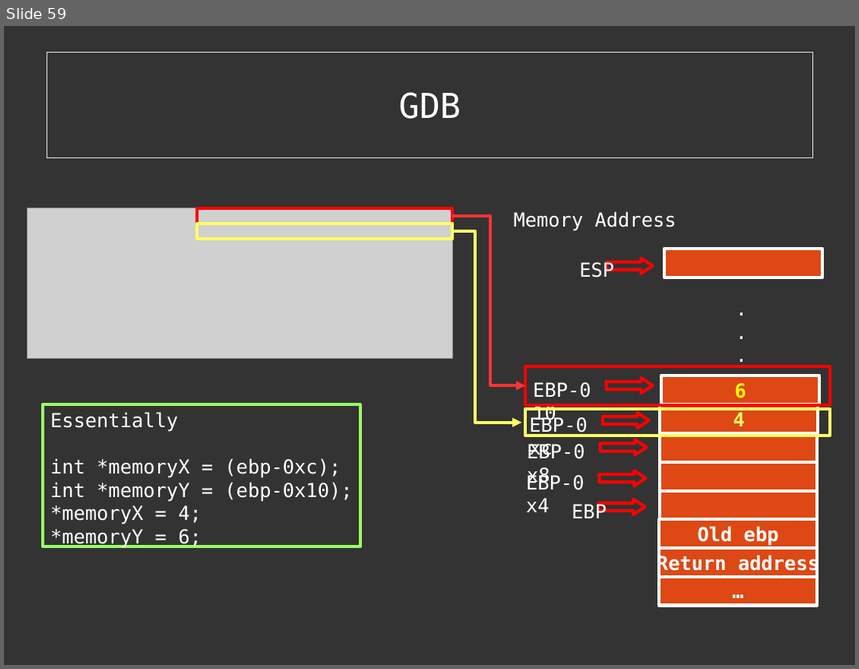
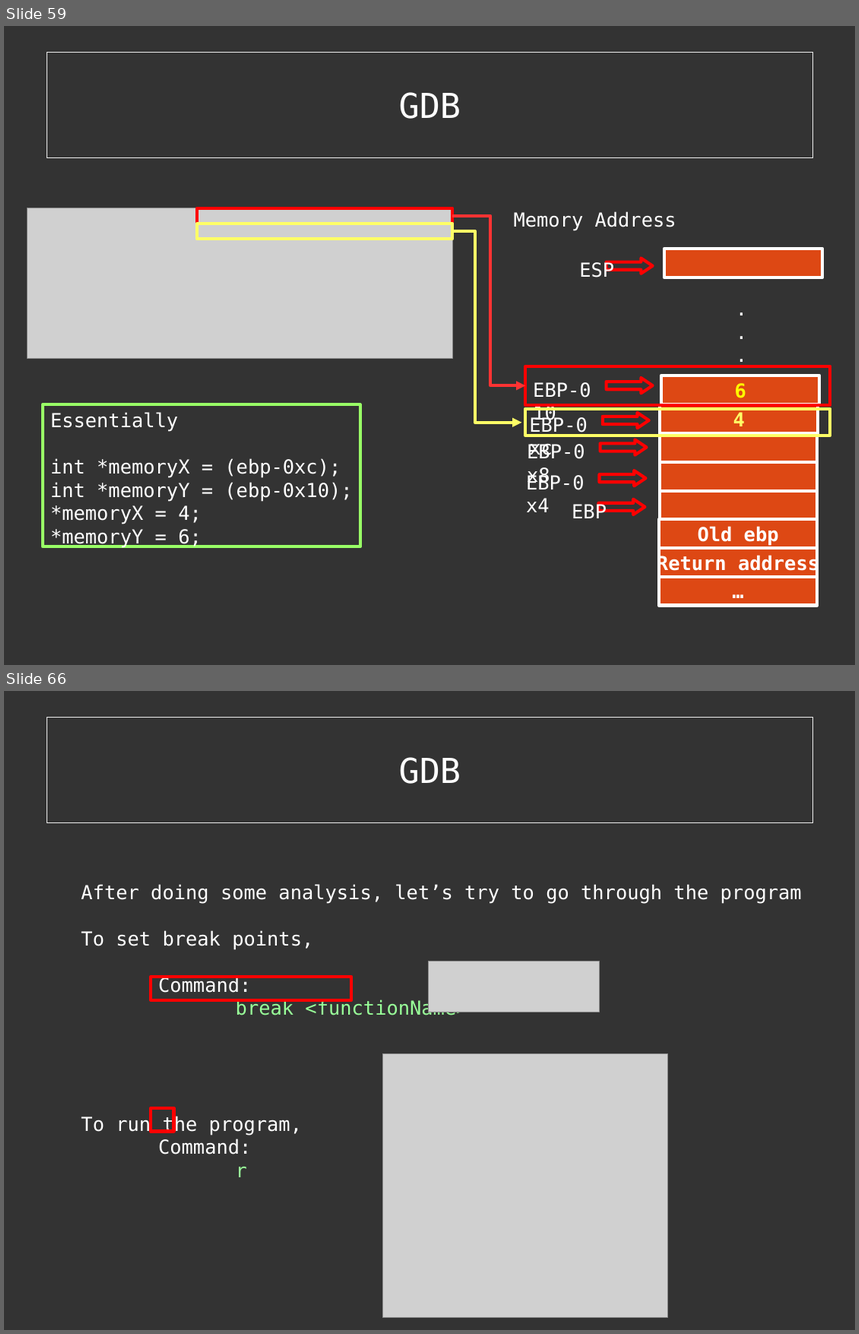
Before and after one commit to cExplr/Reversing_Basics, a slide deck: reversingBasics.odp. Shown one above the other, each under a label of ours: slide 59 before the commit, slides 59 and 66 after it; the slides between them are not shown. The pictures are 859x669 and 859x1334 pixels, drawn with LibreOffice and Linux fonts; fonts in the diff are those of the drawing; grey boxes stand for pictures. Boxes give left, top, right and bottom in pixels: in the first picture for what was removed or moved away, otherwise in the second. Text is boxed around its words. In the diff, an @@ line names an element or a change of style, - is before the commit and + after.

```diff
--- a/reversingBasics.odp
+++ b/reversingBasics.odp
@@ slide 66 added at [4,691,855,1330], background #333333 @@
@@ rectangle added at [47,717,813,822], fill #333333 at 40% opacity, outline #EEEEEE 0 pt, 32 pt, text #FFFFFF @@
+GDB
@@ text added at [81,884,802,1177], 18 pt, text #FFFFFF @@
+After doing some analysis, let’s try to go through the program
+To set break points,
+Command:
+break <functionName>
+To run the program,
+Command:
+r
@@ picture added at [429,962,600,1012] @@
@@ rectangle added at [151,977,351,1000], outline #FF0000 2.89 pt @@
@@ picture added at [382,1054,668,1317] @@
@@ rectangle added at [151,1108,174,1131], outline #FF0000 2.89 pt @@
```
Also in this commit, not shown: 6 slides changed, 17 other slides added, 1 slide removed, 13 other files.
